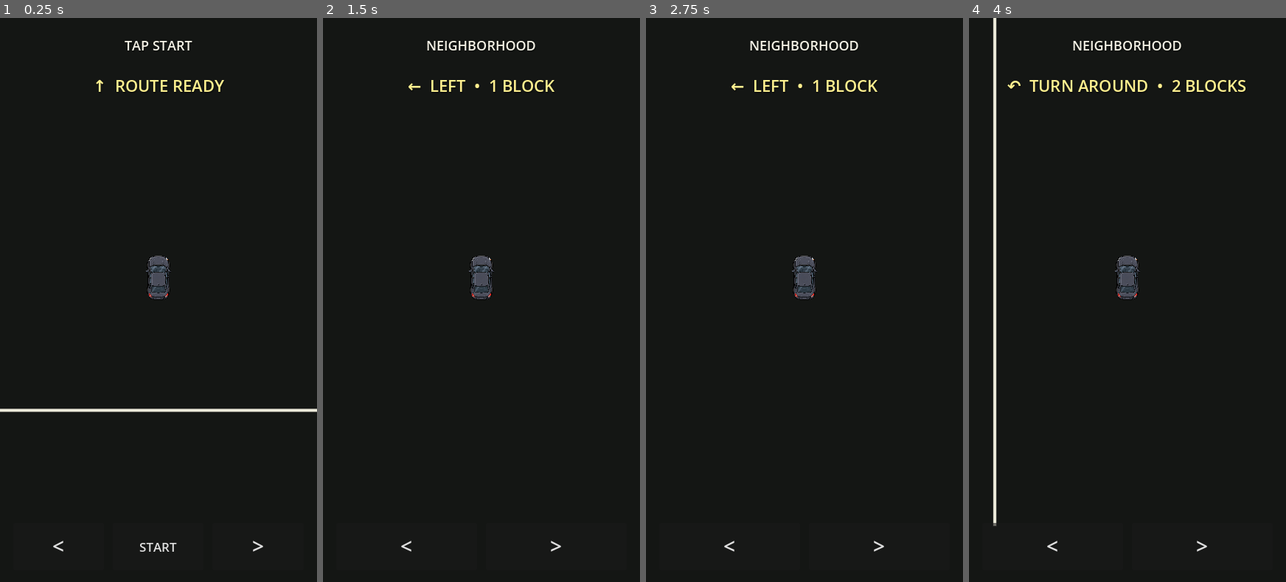
Above: before the commit, frames 1-4 (left to right).
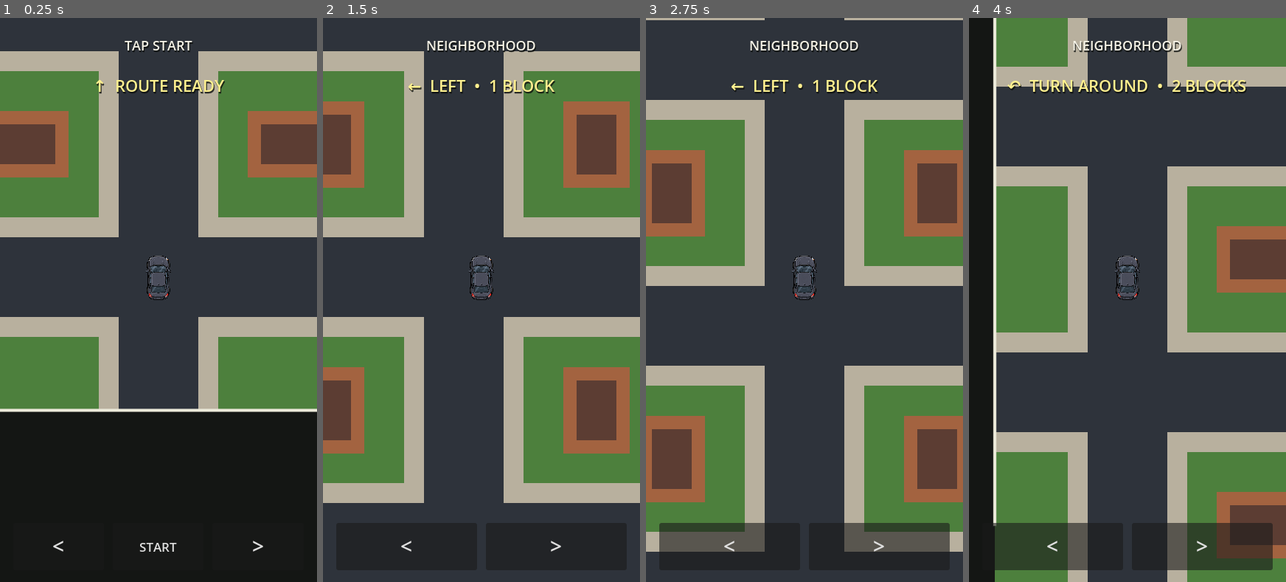
Above: after the commit, the same moments.

Repository: patrickcallahancomedy/comedian
Game: Godot game, scene res://scenes/drive/drive_module.tscn
Two runs of this game, one before a commit and one after it. Both use one fixed random seed, a clock stepped at 60 frames per second and the inputs below.
Inputs (mouse positions are in pixels of both pictures, inside the frame that each line leads up to):
- Up to frame 1 (0.25 s): no input
- Up to frame 2 (1.5 s): click "START" at 0.5 s; tap Enter (ui_accept) at 1.25 s; move the mouse to (551, 271) at 1.27 s; hold Right from 1.28 s (still down); tap Space at 1.35 s; click (551, 271) at 1.42 s
- Up to frame 3 (2.75 s): tap Enter (ui_accept) at 1.52 s; release Right at 2 s; drag from (741, 328) to (788, 412) at 2.02 s
- Up to frame 4 (4 s): move the mouse to (1159, 175) at 2.77 s; hold Right 2.78-3.5 s; tap Space at 2.85 s; drag from (1111, 412) to (1032, 215) at 3.52 s

The runs differ from the first frame. In frame 1, 68% of the frame differs, in the area x 0-100%, y 0-70%; in frame 2, 91%; in frame 3, 95%, in the area x 0-100%, y 0-100%; in frame 4, 88%.

Commit message:
Simplify neighborhood to basic drawn streets

Diff:
--- a/godot/scripts/drive/drive_grid_controller.gd
+++ b/godot/scripts/drive/drive_grid_controller.gd
@@ -2,7 +2,7 @@
 
 ## DRIVE GRID v0.1
 ## A small playable proof of the Lego-grid driving idea.
-## - one 800x800 logical board
+## - one 880x800 logical board
 ## - modules snap to one master unit
 ## - one logical block per second
 ## - car scale comes directly from the current module cell size
@@ -20,7 +20,13 @@
 const CITY_CAR_SCALE := 6.0
 const CITY_SPEED_MULTIPLIER := 0.8
 
-const NEIGHBORHOOD_COLOR := Color(0.34, 0.57, 0.31)
+const NEIGHBORHOOD_COLOR := Color(0.30, 0.50, 0.24)
+const NEIGHBORHOOD_SIDEWALK_COLOR := Color(0.72, 0.69, 0.62)
+const NEIGHBORHOOD_ROAD_COLOR := Color(0.18, 0.20, 0.23)
+const NEIGHBORHOOD_HOUSE_COLOR := Color(0.64, 0.39, 0.25)
+const NEIGHBORHOOD_ROOF_COLOR := Color(0.36, 0.24, 0.20)
+const NEIGHBORHOOD_ROAD_WIDTH := 12.0
+const NEIGHBORHOOD_SIDEWALK_WIDTH := 18.0
 const CONNECTOR_COLOR := Color(0.93, 0.56, 0.20)
 const HIGHWAY_COLOR := Color(0.72, 0.42, 0.58)
 const CITY_COLOR := Color(0.42, 0.44, 0.48)
@@ -415,8 +421,7 @@
 func _draw() -> void:
 	draw_rect(Rect2(Vector2.ZERO, size), Color(0.08, 0.085, 0.08), true)
 
-	# Neighborhood road visuals are owned by NeighborhoodTiles.
-	# Keep only the perimeter/gate overlay here.
+	_draw_neighborhood()
 	_draw_neighborhood_border_with_gate()
 
 	_draw_world_rect(MAP.CONNECTOR_ONE_RECT, CONNECTOR_COLOR)
@@ -432,6 +437,74 @@
 
 	_draw_destination()
 	_draw_map_outline()
+
+
+func _draw_neighborhood() -> void:
+	# Simple built-in neighborhood art. No TileMap, atlas, or generated assets:
+	# just grass, sidewalks, streets, and small house blocks drawn in world space.
+	var rect := MAP.NEIGHBORHOOD_RECT
+
+	_draw_world_rect(rect, NEIGHBORHOOD_COLOR)
+
+	# Sidewalk strips go down first so the roads stay clean at intersections.
+	for x_index in range(MAP.NEIGHBORHOOD_SIZE.x):
+		var center_x := rect.position.x + (float(x_index) + 0.5) * MAP.NEIGHBORHOOD_CELL
+		_draw_world_rect(
+			Rect2(
+				Vector2(center_x - NEIGHBORHOOD_SIDEWALK_WIDTH * 0.5, rect.position.y),
+				Vector2(NEIGHBORHOOD_SIDEWALK_WIDTH, rect.size.y)
+			),
+			NEIGHBORHOOD_SIDEWALK_COLOR
+		)
+
+	for y_index in range(MAP.NEIGHBORHOOD_SIZE.y):
+		var center_y := rect.position.y + (float(y_index) + 0.5) * MAP.NEIGHBORHOOD_CELL
+		_draw_world_rect(
+			Rect2(
+				Vector2(rect.position.x, center_y - NEIGHBORHOOD_SIDEWALK_WIDTH * 0.5),
+				Vector2(rect.size.x, NEIGHBORHOOD_SIDEWALK_WIDTH)
+			),
+			NEIGHBORHOOD_SIDEWALK_COLOR
+		)
+
+	for x_index in range(MAP.NEIGHBORHOOD_SIZE.x):
+		var center_x := rect.position.x + (float(x_index) + 0.5) * MAP.NEIGHBORHOOD_CELL
+		_draw_world_rect(
+			Rect2(
+				Vector2(center_x - NEIGHBORHOOD_ROAD_WIDTH * 0.5, rect.position.y),
+				Vector2(NEIGHBORHOOD_ROAD_WIDTH, rect.size.y)
+			),
+			NEIGHBORHOOD_ROAD_COLOR
+		)
+
+	for y_index in range(MAP.NEIGHBORHOOD_SIZE.y):
+		var center_y := rect.position.y + (float(y_index) + 0.5) * MAP.NEIGHBORHOOD_CELL
+		_draw_world_rect(
+			Rect2(
+				Vector2(rect.position.x, center_y - NEIGHBORHOOD_ROAD_WIDTH * 0.5),
+				Vector2(rect.size.x, NEIGHBORHOOD_ROAD_WIDTH)
+			),
+			NEIGHBORHOOD_ROAD_COLOR
+		)
+
+	# Nine tiny houses make the area read as a neighborhood without introducing
+	# another asset pipeline. They live in the grassy blocks between streets.
+	for lot_y in range(3):
+		for lot_x in range(3):
+			var lot_center := rect.position + Vector2(
+				float(lot_x + 1) * MAP.NEIGHBORHOOD_CELL,
+				float(lot_y + 1) * MAP.NEIGHBORHOOD_CELL
+			)
+			var house_size := Vector2(13.0, 10.0)
+			var house_rect := Rect2(lot_center - house_size * 0.5, house_size)
+			_draw_world_rect(house_rect, NEIGHBORHOOD_HOUSE_COLOR)
+
+			var roof_inset := Vector2(2.0, 2.0)
+			var roof_rect := Rect2(
+				house_rect.position + roof_inset,
+				house_rect.size - roof_inset * 2.0
+			)
+			_draw_world_rect(roof_rect, NEIGHBORHOOD_ROOF_COLOR)
 
 
 func _draw_grid_zone(rect: Rect2, cell_size: int, color: Color) -> void:
